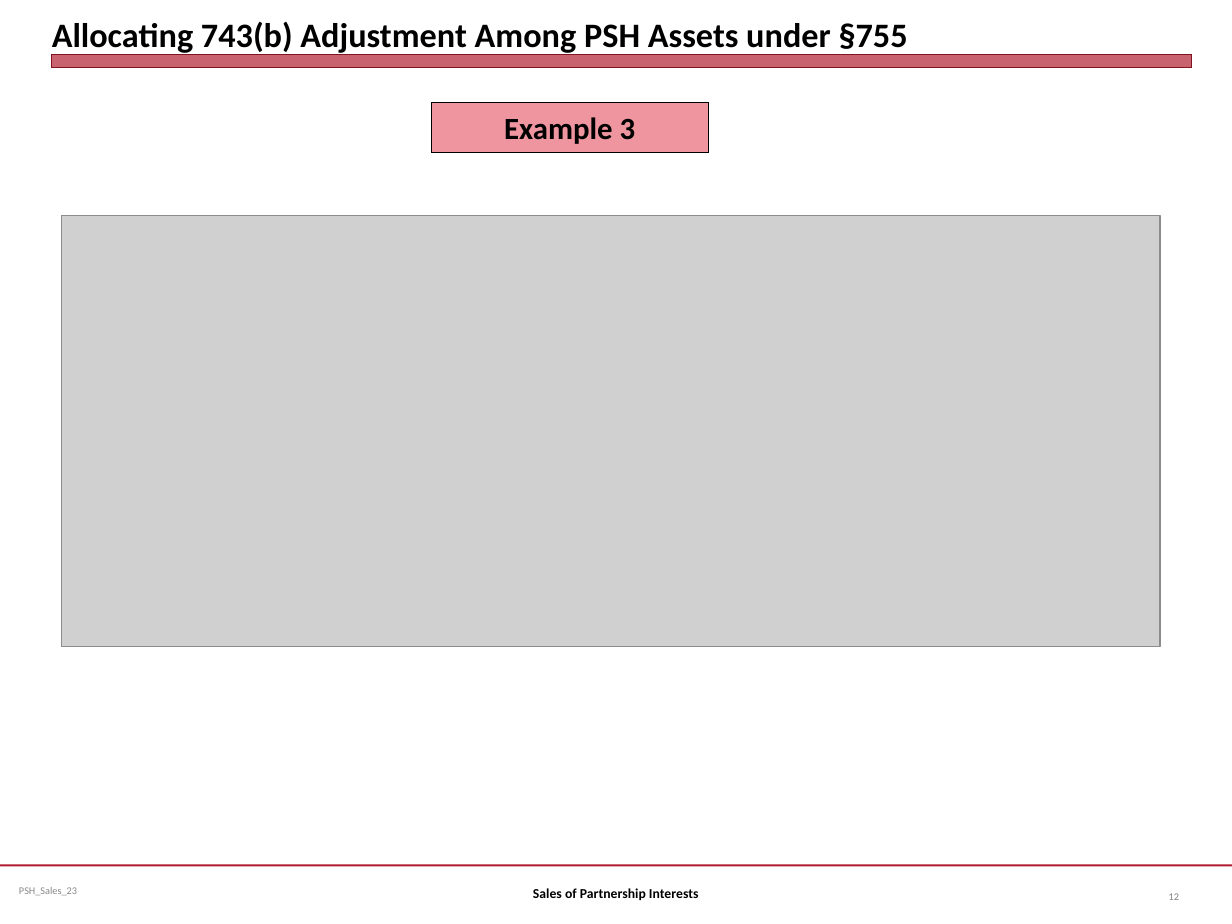
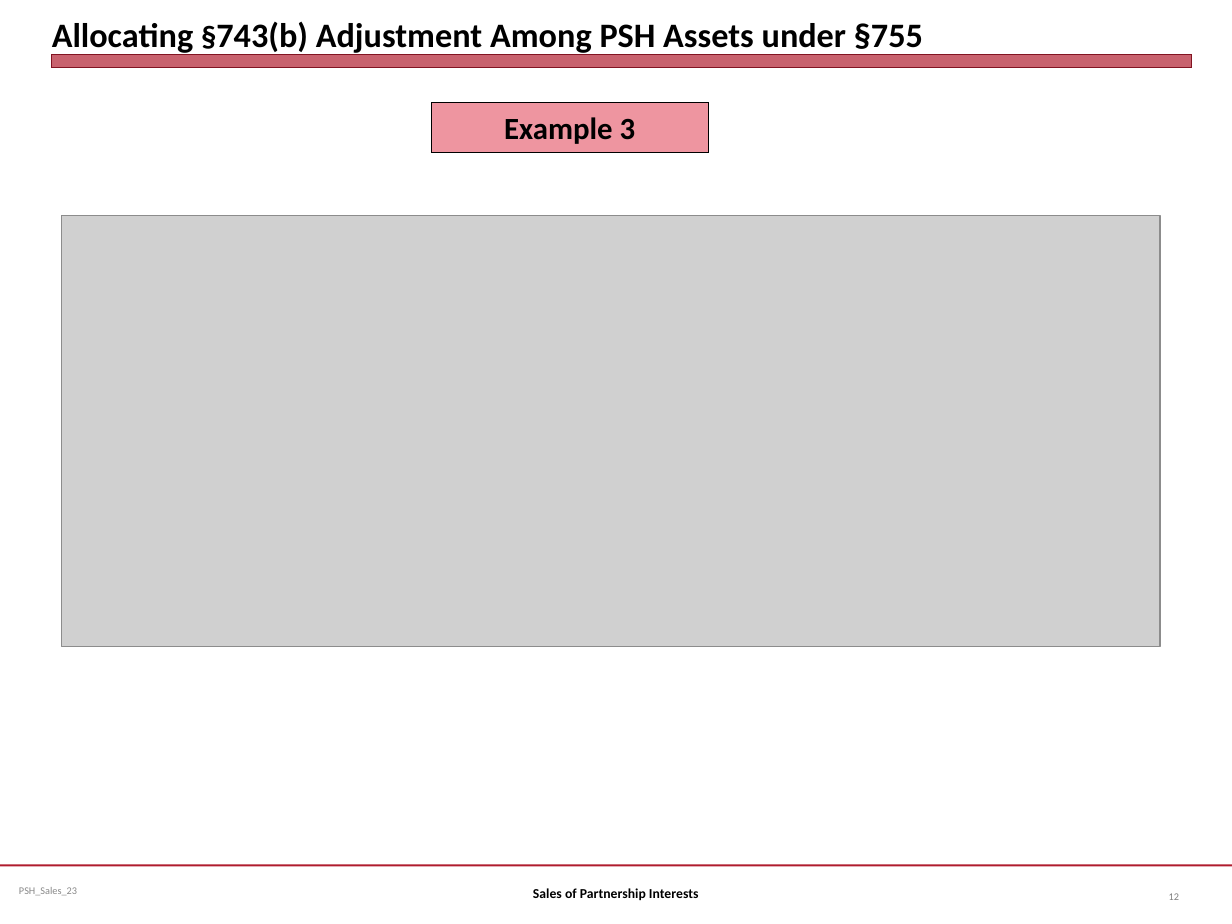
Before and after one commit to jmc877/Partnership-Tax, a slide deck: slide 12 of slides/PSH_Sales_23.pptx. Drawn at 1232x924 pixels with LibreOffice and Linux fonts; fonts in the diff are those of the drawing; grey boxes stand for pictures. Boxes give left, top, right and bottom in pixels: in the first picture for what was removed or moved away, otherwise in the second. Text is boxed around its words. In the diff, an @@ line names an element or a change of style, - is before the commit and + after.

```diff
--- a/slides/PSH_Sales_23.pptx
+++ b/slides/PSH_Sales_23.pptx
@@ title at (52,21,923,56): text changed @@
-Allocating 743(b) Adjustment Among PSH Assets under §755
+Allocating §743(b) Adjustment Among PSH Assets under §755
```
Also in this commit, not shown: 7 other slides changed.
